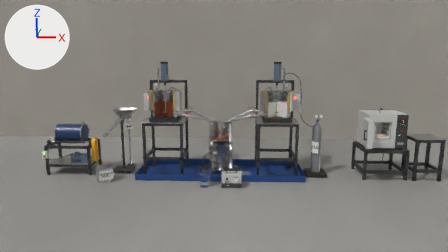
What one commit did to the Blender file usine-bauxite-alumine-realiste.blend.
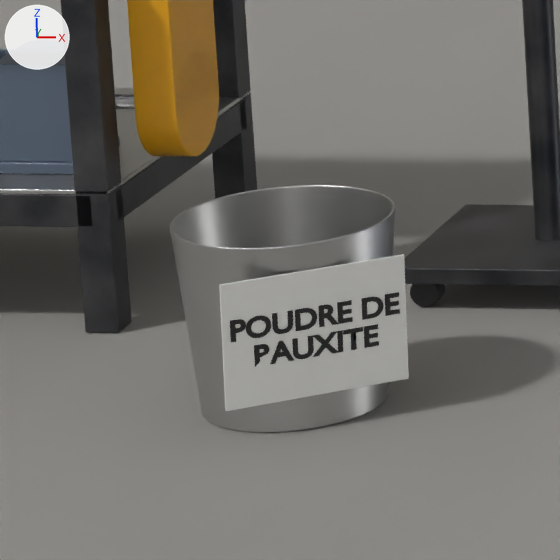
The first picture shows the older version from the file's camera 'Camera_Photo'. The close-ups show the older and then the newer version on the part from 18% to 28% of the width and 59% to 76% of the height of that picture. Only the edits that show in the close-ups are written down. Lighting does not change. The marker at upper left points along +X, +Y and +Z.

The scene before the commit, as lines of its bpy script (objects in view):
```python
ob_a0_bac_poudre_etiquette = bpy.data.objects.new('A0_bac_poudre_etiquette', me_a0_bac_poudre_etiquette)
ob_a0_bac_poudre_etiquette.location = (-1.635, -0.542, 0.115)
ob_a0_bac_poudre_etiquette.rotation_euler = (0.0907, 0.0, 0.611)  # degrees (5.2, 0, 35)
ob_a0_bac_poudre_etiquette_texte = bpy.data.objects.new('A0_bac_poudre_etiquette_texte', txt_a0_bac_poudre_etiquette_texte)
ob_a0_bac_poudre_etiquette_texte.location = (-1.635, -0.543, 0.115)
ob_a0_bac_poudre_etiquette_texte.rotation_euler = (1.661, 0.0, 0.611)  # degrees (95, 0, 35)
ob_a0_chassis_pied_003 = bpy.data.objects.new('A0_chassis_pied.003', me_a0_chassis_pied_003)
ob_a0_chassis_pied_003.location = (-2.02, 0.2, 0.23)
# also in view: 'Sol' at (0.1, 0.0, -0.01); 'A0_bac_poudre' at (-1.7, -0.45, 0.11); 'A0_tablette_moteur' at (-2.35, 0.0, 0.17); 'A0_reducteur' at (-2.11, -0.1, 0.25); 'A0_carter_courroie' at (-1.96, -0.1, 0.25)
```
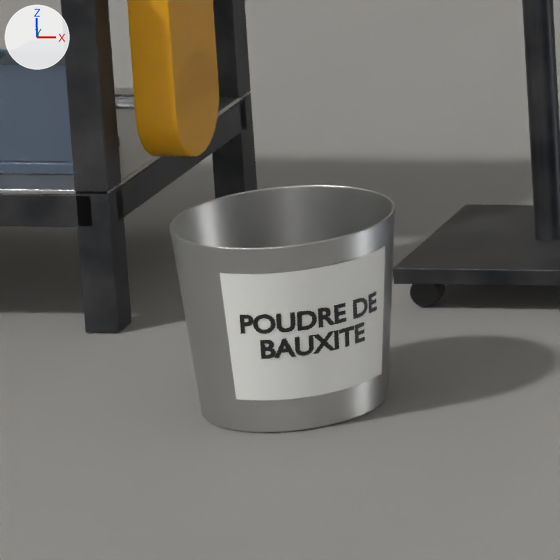
What changed in the scene script:
```text
Change me_a0_bac_poudre_etiquette:
    used by ob_a0_bac_poudre_etiquette; location = (-1.635, -0.542, 0.115); rotation_euler = (0.0907, 0.0, 0.611), in degrees (5.2, 0, 35)
    remove me_a0_bac_poudre_etiquette.from_pydata(...)  # 8 vertices, 6 faces; spans x -0.1..0.1, y -0.001..0.001, z -0.075..0.075
    add me_a0_bac_poudre_etiquette.from_pydata(...)  # 104 vertices, 102 faces; spans x -0.028..0.119, y -0.12..-0.011, z 0.04..0.19
    me_a0_bac_poudre_etiquette part 1: 8 vertices removed from x -0.1..0.1, y -0.001..0.001, z -0.075..0.075; 104 vertices added at x -0.028..0.119, y -0.12..-0.011, z 0.04..0.19
Add me_tmp_texte:
    me_tmp_texte.from_pydata(...)  # 693 vertices, 687 faces; spans x -0.0107..0.1121, y -0.1159..-0.0275, z 0.0897..0.1428
    me_tmp_texte.polygons.foreach_set('use_smooth', [True] * 687)
    me_tmp_texte.materials.append(mat_texte_etiquette)  # black #212121
Change ob_a0_bac_poudre_etiquette:
    ob_a0_bac_poudre_etiquette.rotation_euler: (0.0907, 0.0, 0.611) -> (0.0, 0.0, 0.0)  # degrees (5.2, 0, 35) -> degrees (0, 0, 0)
    remove _m = ob_a0_bac_poudre_etiquette.modifiers.new('Chanfrein', 'BEVEL')
    remove _m.width = 0.0015
    remove _m.width_pct = 0.0015
    remove _m.segments = 2
    remove _m.harden_normals = True
    ob_a0_bac_poudre_etiquette.location: (-1.635, -0.542, 0.115) -> (-1.7, -0.45, 0.0)
Change ob_a0_bac_poudre_etiquette_texte:
    ob_a0_bac_poudre_etiquette_texte.rotation_euler: (1.661, 0.0, 0.611) -> (0.0, 0.0, 0.0)  # degrees (95, 0, 35) -> degrees (0, 0, 0)
    ob_a0_bac_poudre_etiquette_texte: bpy.data.objects.new('A0_bac_poudre_etiquette_texte', txt_a0_bac_poudre_etiquette_texte) -> bpy.data.objects.new('A0_bac_poudre_etiquette_texte', me_tmp_texte)
    ob_a0_bac_poudre_etiquette_texte.location: (-1.635, -0.543, 0.115) -> (-1.7, -0.45, 0.0)
```

What differs and where, as boxes (x1, y1, x2, y2) in the close-ups (560 x 560 px):
'A0_bac_poudre_etiquette', reshaped, moved, turned, modifiers changed
    before: (219, 254, 409, 411)
    after: (220, 246, 385, 400)
'A0_bac_poudre_etiquette_texte', reshaped, moved, turned
    before: (230, 292, 400, 367)
    after: (240, 292, 377, 359)
